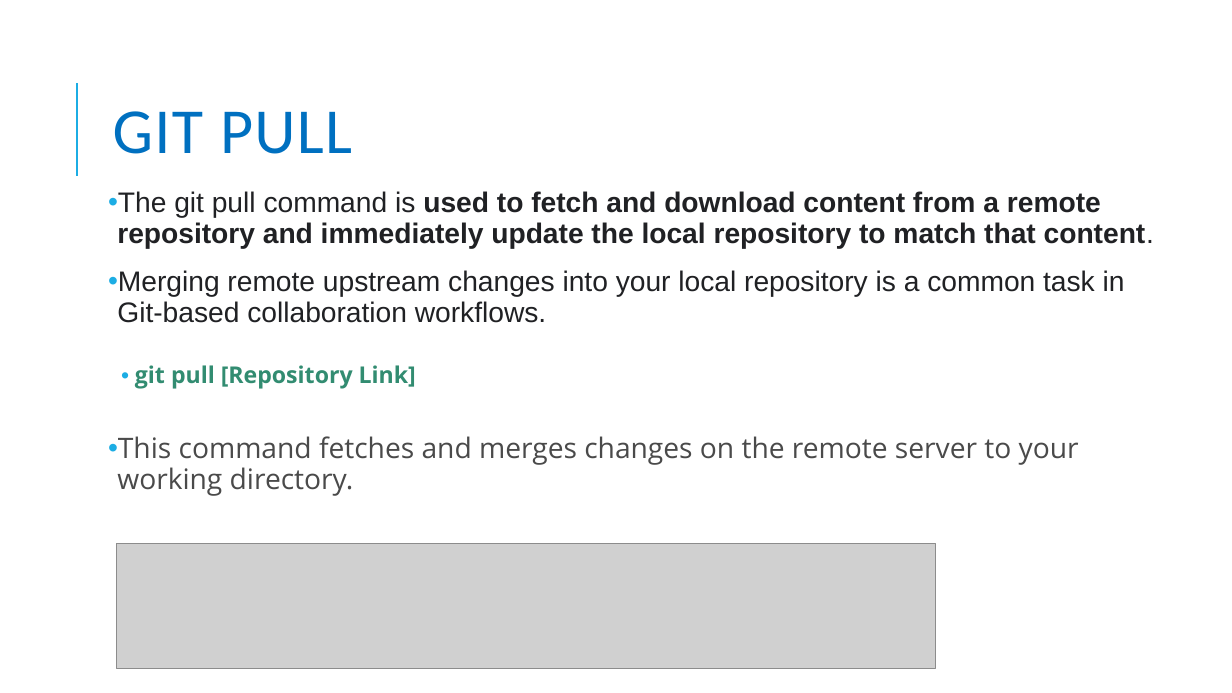
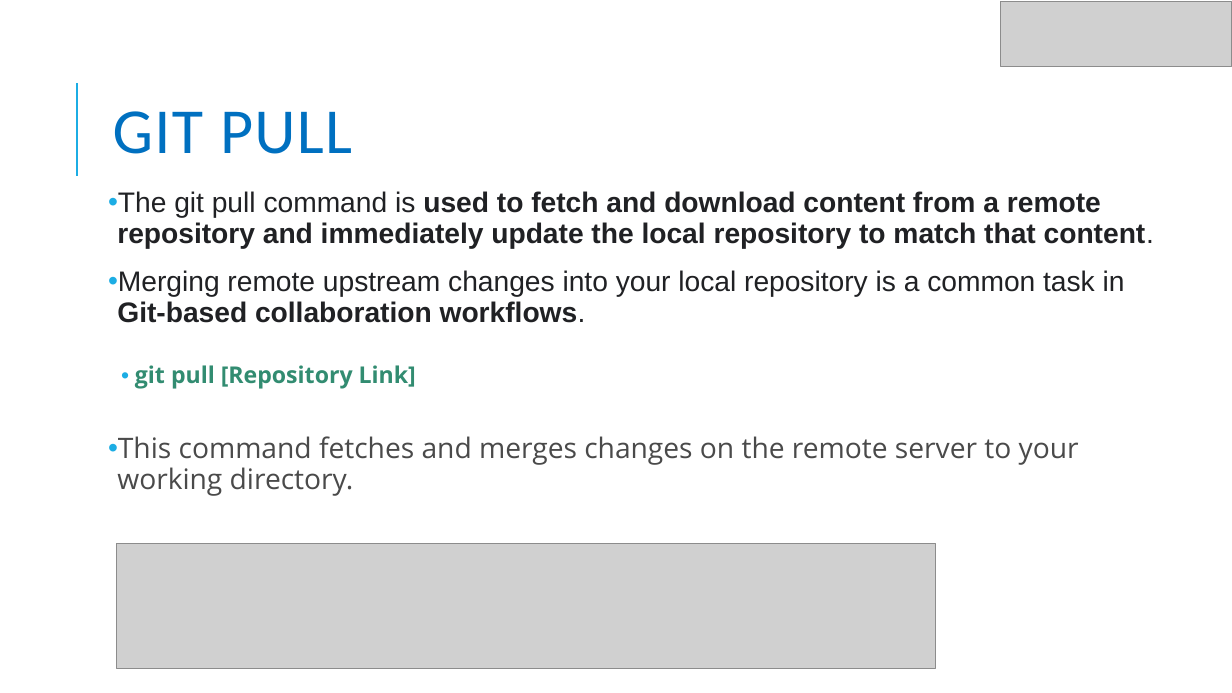
Before and after one commit to JiveshSarkar/DemoRepo, a slide deck: slide 8 of Presentation/Introduction to GIT.pptx. Drawn at 1232x693 pixels with LibreOffice and Linux fonts; fonts in the diff are those of the drawing; grey boxes stand for pictures. Boxes give left, top, right and bottom in pixels: in the first picture for what was removed or moved away, otherwise in the second. Text is boxed around its words. In the diff, an @@ line names an element or a change of style, - is before the commit and + after.

```diff
--- a/Presentation/Introduction to GIT.pptx
+++ b/Presentation/Introduction to GIT.pptx
@@ picture added at [1001, 1, 1232, 67] @@
@@ text at [108, 270, 1125, 323]: bold on in "Git-based collaboration workflows." @@
```
Also in this commit, not shown: 10 other slides changed, 2 slides added, 1 slide removed.
